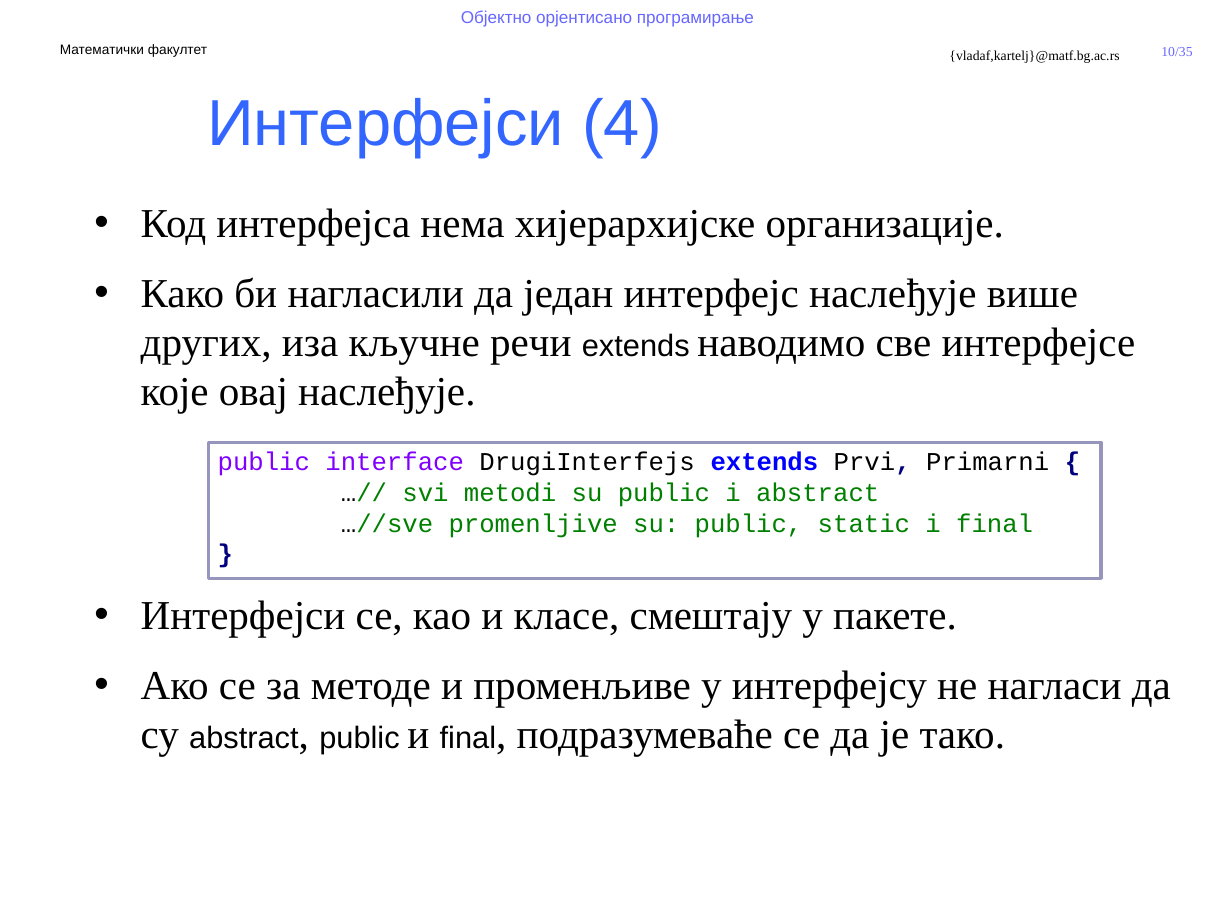
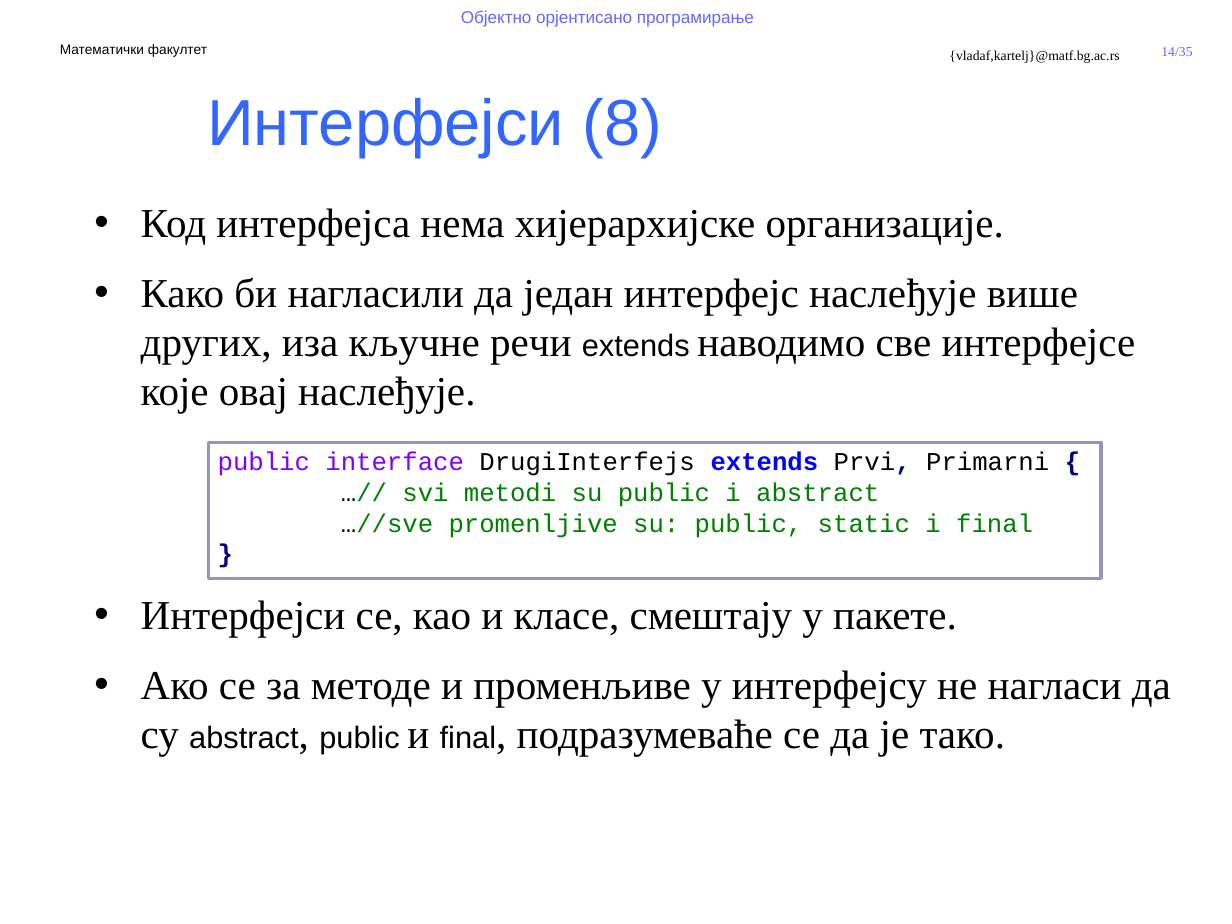
Before and after one commit to MatfOOP/OOP, a slide deck: slide 14 of predavanja/prezentacije/OOP11-Apstraktne klase i interfejsi.pptx (slide 10 before the commit). Drawn at 1232x924 pixels with LibreOffice and Linux fonts; fonts in the diff are those of the drawing; background and template pictures are left out. Boxes give left, top, right and bottom in pixels: in the first picture for what was removed or moved away, otherwise in the second. Text is boxed around its words. In the diff, an @@ line names an element or a change of style, - is before the commit and + after.

```diff
--- a/predavanja/prezentacije/OOP11-Apstraktne klase i interfejsi.pptx
+++ b/predavanja/prezentacije/OOP11-Apstraktne klase i interfejsi.pptx
@@ page number at (x1=1161, y1=47, x2=1192, y2=56): text changed @@
-10/35
+14/35
@@ text at (x1=207, y1=98, x2=662, y2=157): text changed @@
-Интерфејси (4)
+Интерфејси (8)
```
Also in this commit, not shown: 2 other slides changed, 20 other files.
